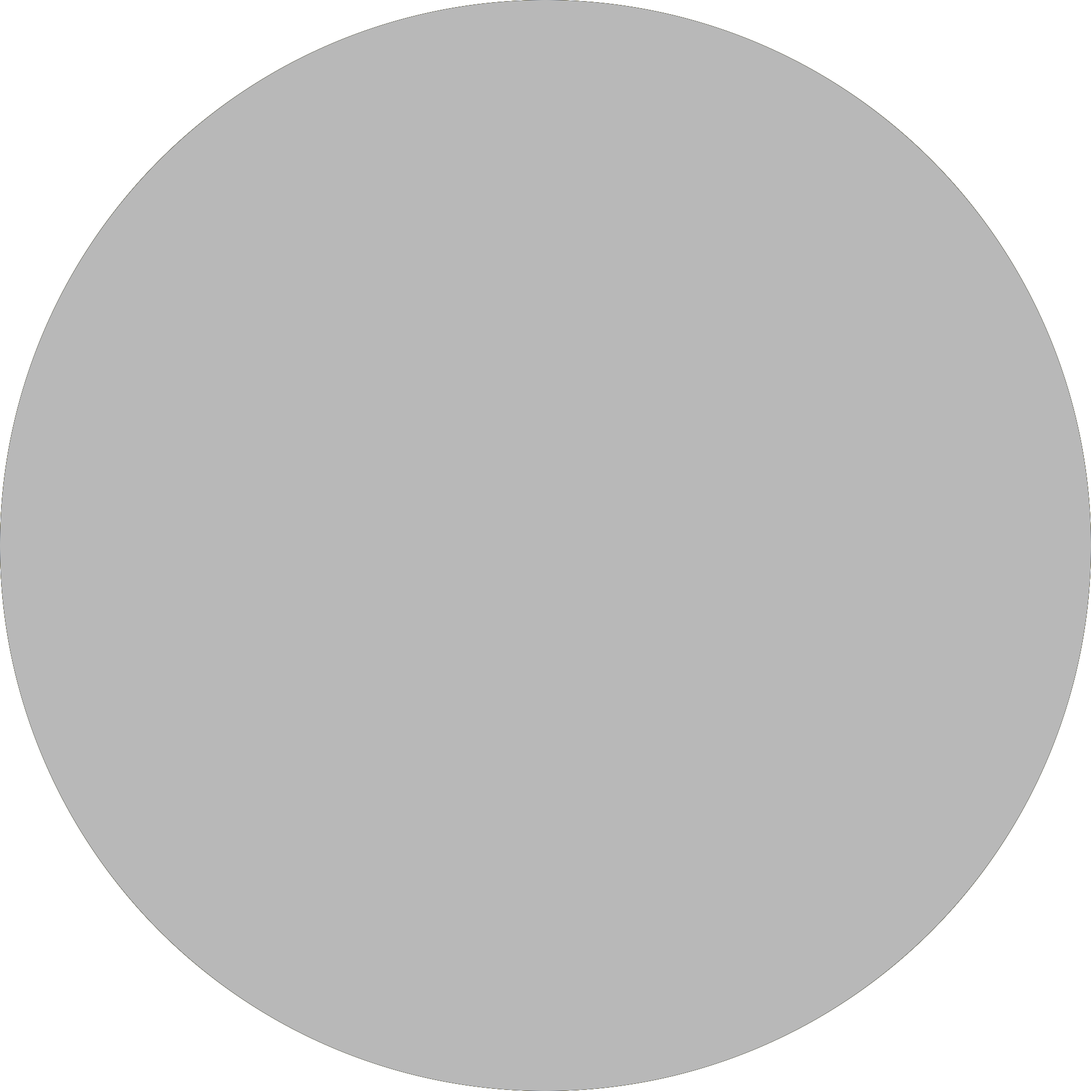
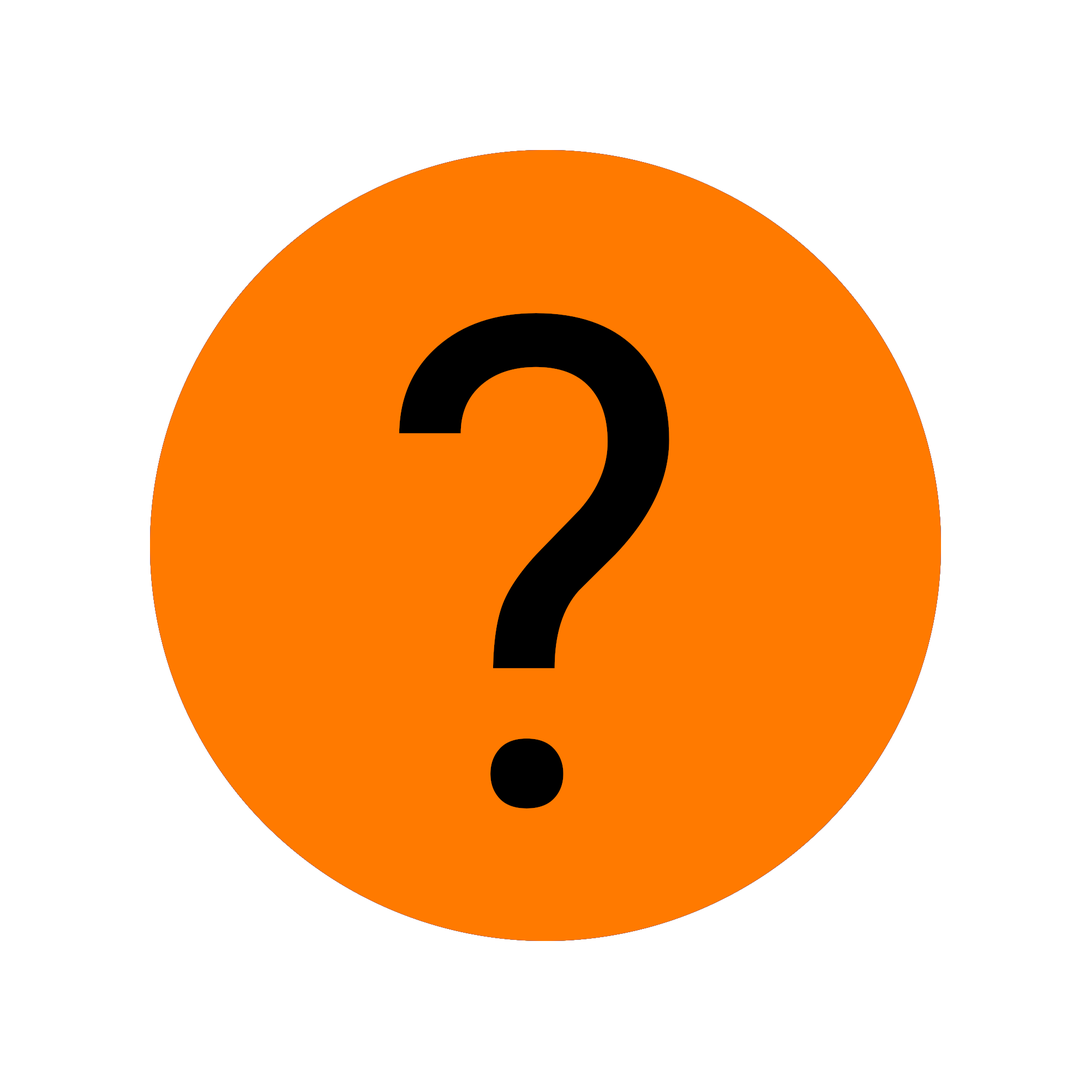
The second w=1091, h=1091 image is a revision of the first. Changes to its layers:
removed layer "mrs_white" over (0, 0, 1091, 1091)
added layer "unknown" above "professor_plum" over (150, 150, 942, 942)
added layer "professor_plum" above "mrs_white" over (150, 150, 942, 942)
renamed "mrs_peacock" to "mrs_white", painted on it over (0, 0, 1091, 1091)
renamed "miss_scarlet" to "mrs_peacock", painted on it over (0, 0, 1091, 1091)
painted on "mr_green" over (0, 0, 1091, 1091)
renamed "mustard" to "mrs_scarlette", painted on it over (0, 0, 1091, 1091)
renamed "plum" to "colonel_mustard", painted on it over (0, 0, 1091, 1091)
